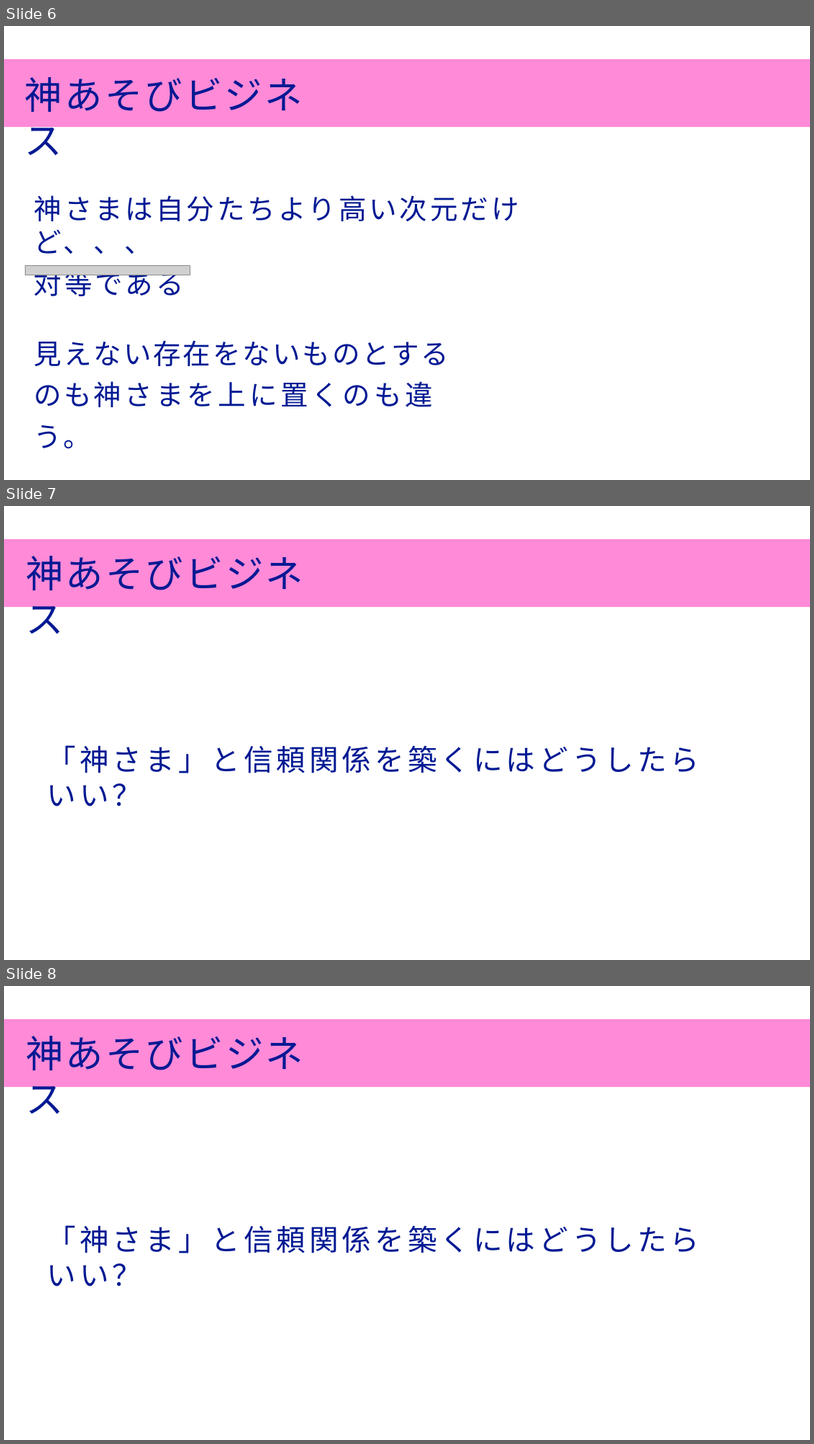
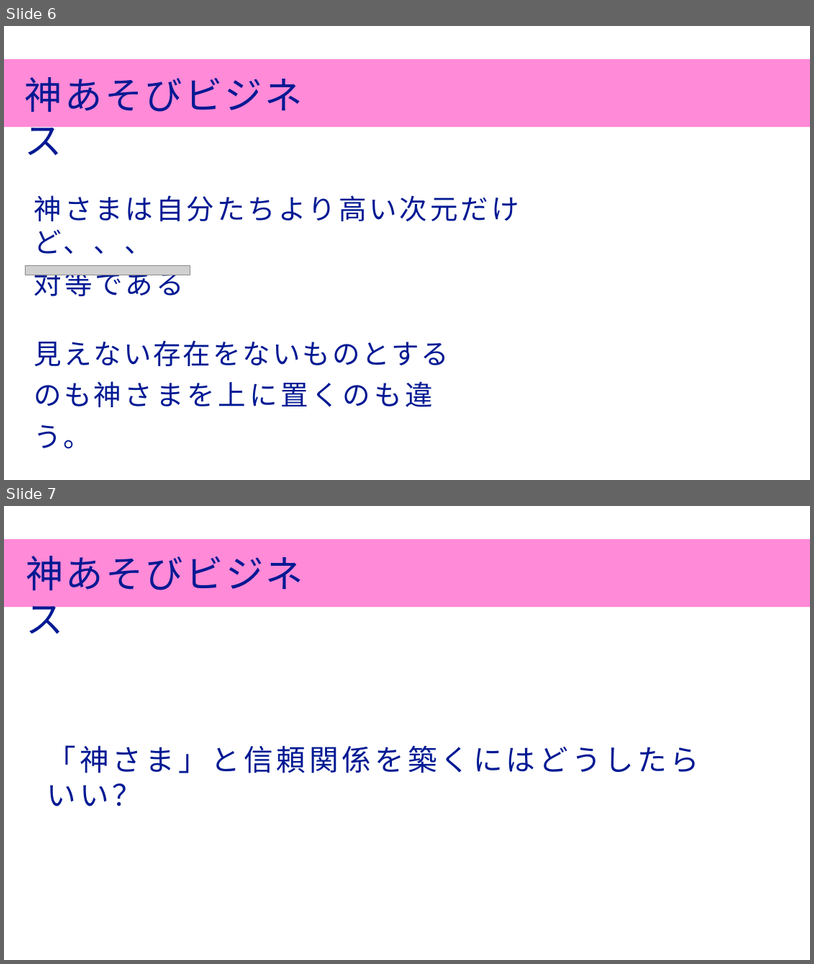
Before and after one commit to catsmeimei/joy-labo, a slide deck: 神遊びビジネスの基礎.pptx. Shown one above the other, each under a label of ours: slides 6, 7 and 8 before the commit, slides 6 and 7 after it. The pictures are 814x1444 and 814x964 pixels, drawn with LibreOffice and Linux fonts; fonts in the diff are those of the drawing; grey boxes stand for pictures. Boxes give left, top, right and bottom in pixels: in the first picture for what was removed or moved away, otherwise in the second. Text is boxed around its words. In the diff, an @@ line names an element or a change of style, - is before the commit and + after.

```diff
--- a/神遊びビジネスの基礎.pptx
+++ b/神遊びビジネスの基礎.pptx
@@ slide 7 removed at box(4, 506, 810, 960), background #FFFFFF; not listed: 1 template element that a slide beside it also shows @@
@@ title removed at box(26, 556, 304, 634) @@
-神あそびビジネス
@@ text removed at box(47, 745, 700, 773) @@
-「神さま」と信頼関係を築くにはどうしたらいい？
@@ what was slide 8 is now slide 7 @@
```
